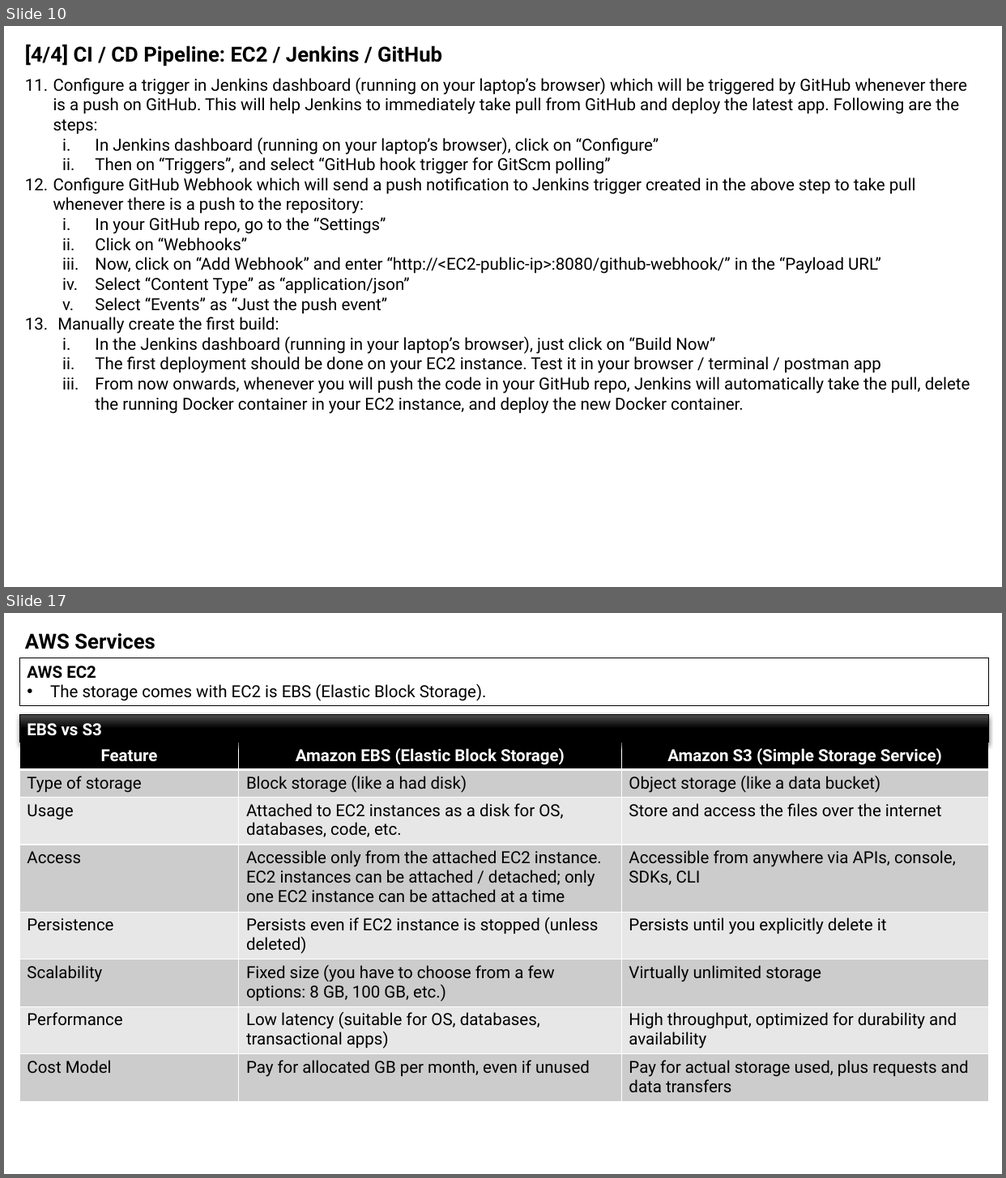
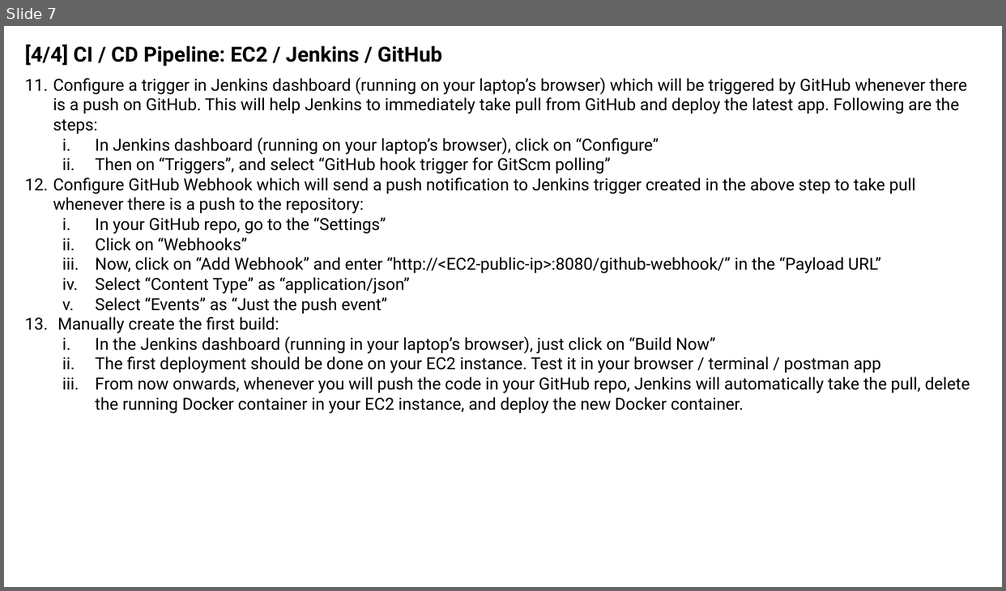
Before and after one commit to sansinghsanjay/sanjays_app, a slide deck: architecture.pptx. Shown one above the other, each under a label of ours: slides 10 and 17 before the commit, slide 7 after it; the slides between them are not shown. The pictures are 1006x1178 and 1006x591 pixels, drawn with LibreOffice and Linux fonts; fonts in the diff are those of the drawing; background and template pictures are left out. Boxes give left, top, right and bottom in pixels: in the first picture for what was removed or moved away, otherwise in the second. Text is boxed around its words. In the diff, an @@ line names an element or a change of style, - is before the commit and + after.

```diff
--- a/architecture.pptx
+++ b/architecture.pptx
@@ slide 17 removed at (4, 613, 1002, 1174), background #FFFFFF @@
@@ text removed at (25, 633, 155, 649) @@
-AWS Services
@@ rectangle removed at (19, 658, 988, 706) @@
-AWS EC2
-• The storage comes with EC2 is EBS (Elastic Block Storage).
@@ rectangle removed at (19, 715, 988, 742) @@
-EBS vs S3
@@ table removed at (19, 743, 988, 1102), 8 rows, 3 columns @@
-Feature | Amazon EBS (Elastic Block Storage) | Amazon S3 (Simple Storage Service)
-Type of storage | Block storage (like a had disk) | Object storage (like a data bucket)
-Usage | Attached to EC2 instances as a disk for OS, databases, code, etc. | Store and access the files over the internet
-Access | Accessible only from the attached EC2 instance. EC2 instances can be attached / detached; only one EC2 instance can be attached at a time | Accessible from anywhere via APIs, console, SDKs, CLI
-Persistence | Persists even if EC2 instance is stopped (unless deleted) | Persists until you explicitly delete it
-Scalability | Fixed size (you have to choose from a few options: 8 GB, 100 GB, etc.) | Virtually unlimited storage
-Performance | Low latency (suitable for OS, databases, transactional apps) | High throughput, optimized for durability and availability
-Cost Model | Pay for allocated GB per month, even if unused | Pay for actual storage used, plus requests and data transfers
@@ what was slide 10 is now slide 7 @@
```
Also in this commit, not shown: 8 slides added, 12 other slides removed, 3 other files.
